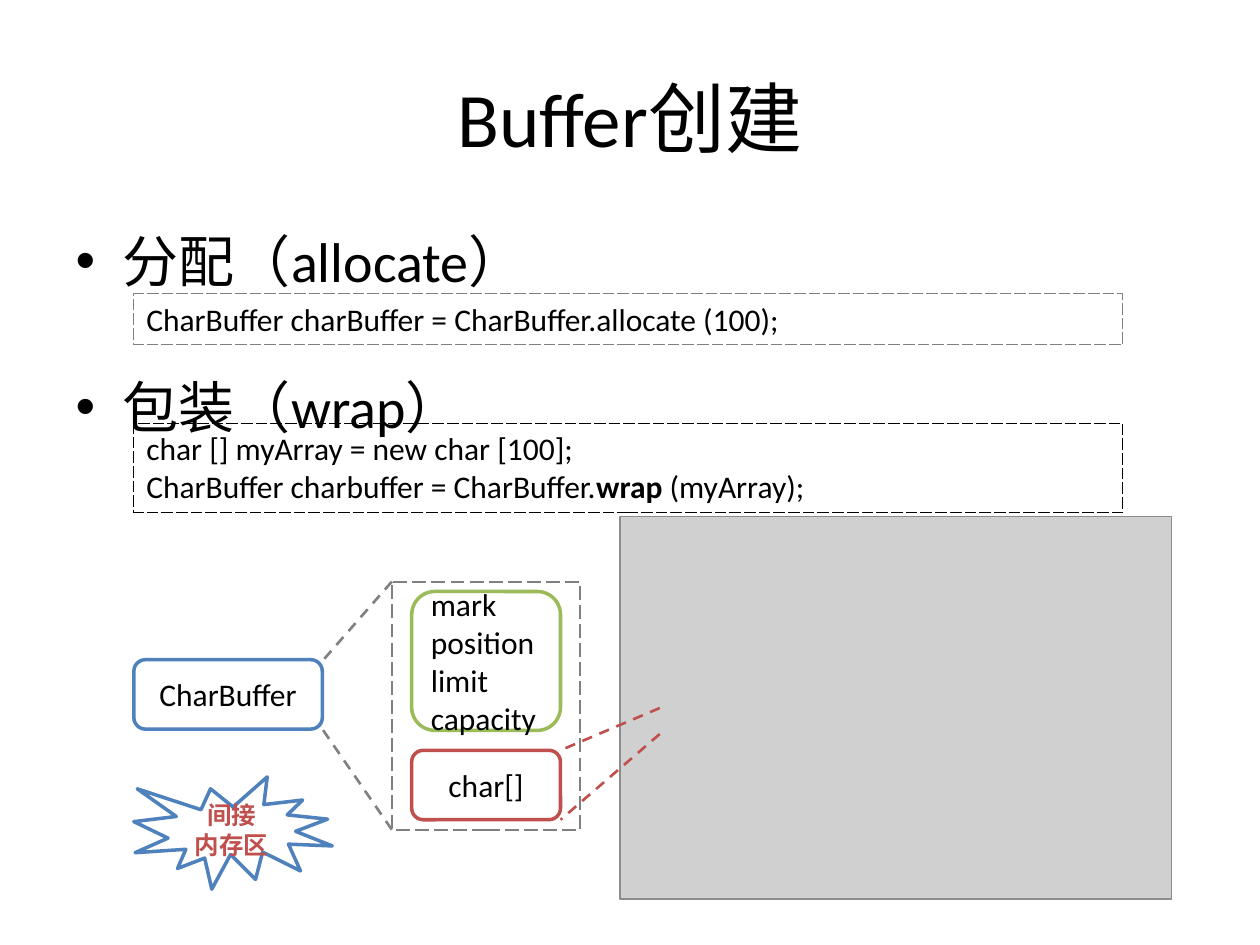
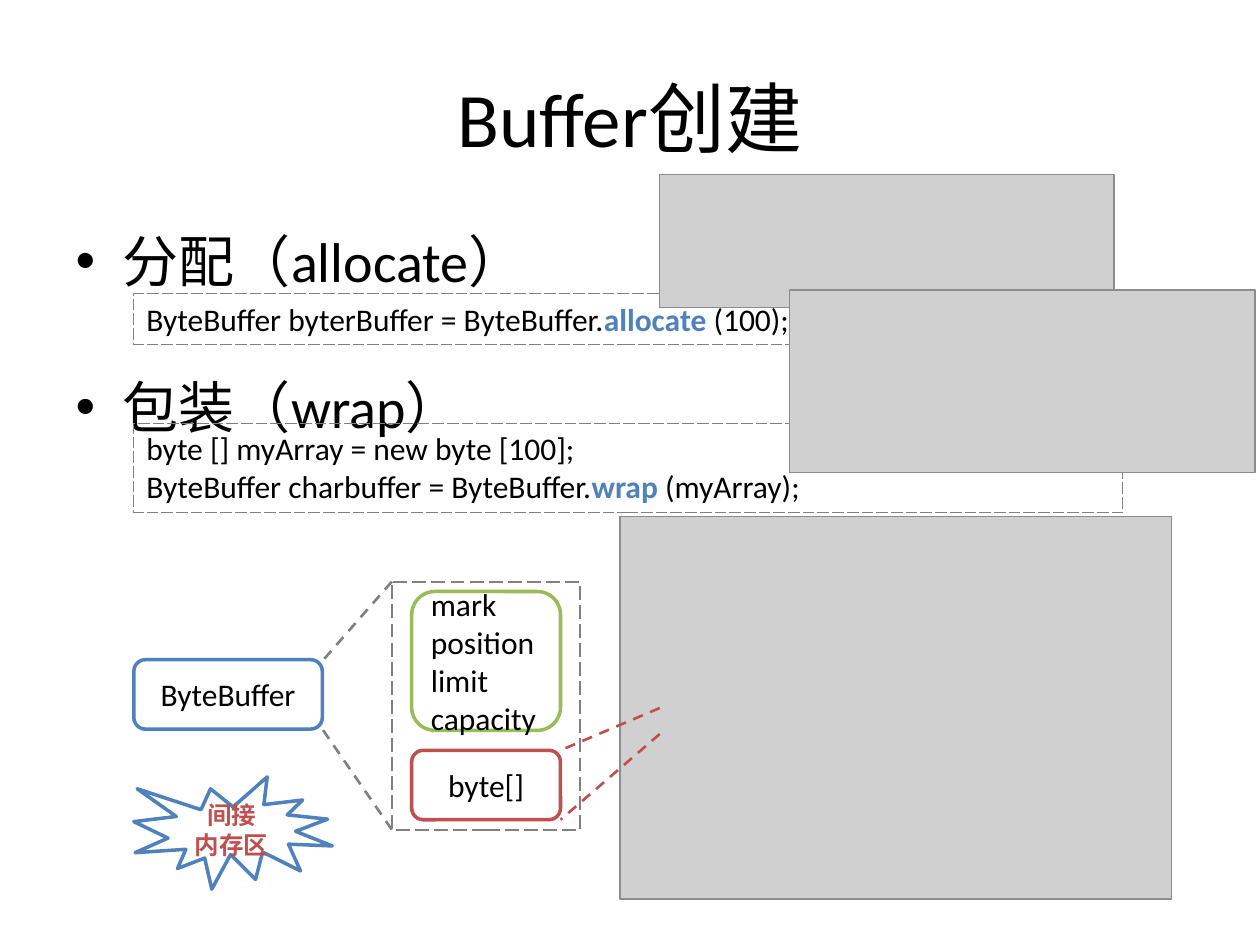
Before and after one commit to guhanjie/Knowledge-sharing, a slide deck: slide 16 of 扒一扒Java IO那些事儿.pptx. Drawn at 1260x945 pixels with LibreOffice and Linux fonts; fonts in the diff are those of the drawing; grey boxes stand for pictures. Boxes give left, top, right and bottom in pixels: in the first picture for what was removed or moved away, otherwise in the second. Text is boxed around its words. In the diff, an @@ line names an element or a change of style, - is before the commit and + after.

```diff
--- a/扒一扒Java IO那些事儿.pptx
+++ b/扒一扒Java IO那些事儿.pptx
@@ picture added at (x1=660, y1=175, x2=1114, y2=307) @@
@@ picture added at (x1=789, y1=290, x2=1255, y2=472) @@
@@ text in rectangle at (x1=146, y1=305, x2=789, y2=336): text changed @@
-CharBuffer charBuffer = CharBuffer.allocate (100);
+ByteBuffer byterBuffer = ByteBuffer.allocate (100);
@@ rectangle "byte [] myArray = new ..." at (x1=134, y1=423, x2=1123, y2=513): outline #000000 0.75 pt dashed to #808080 0.75 pt dashed @@
@@ text in rectangle at (x1=146, y1=434, x2=800, y2=503): text changed @@
-char [] myArray = new char [100];
-CharBuffer charbuffer = CharBuffer.wrap (myArray);
+byte [] myArray = new byte [100];
+ByteBuffer charbuffer = ByteBuffer.wrap (myArray);
@@ text in rounded rectangle at (x1=161, y1=684, x2=296, y2=711): text changed @@
-CharBuffer
+ByteBuffer
@@ text in rounded rectangle at (x1=448, y1=774, x2=524, y2=802): text changed @@
-char[]
+byte[]
```
Also in this commit, not shown: 8 other slides changed, 7 slides added, 1 slide removed.
